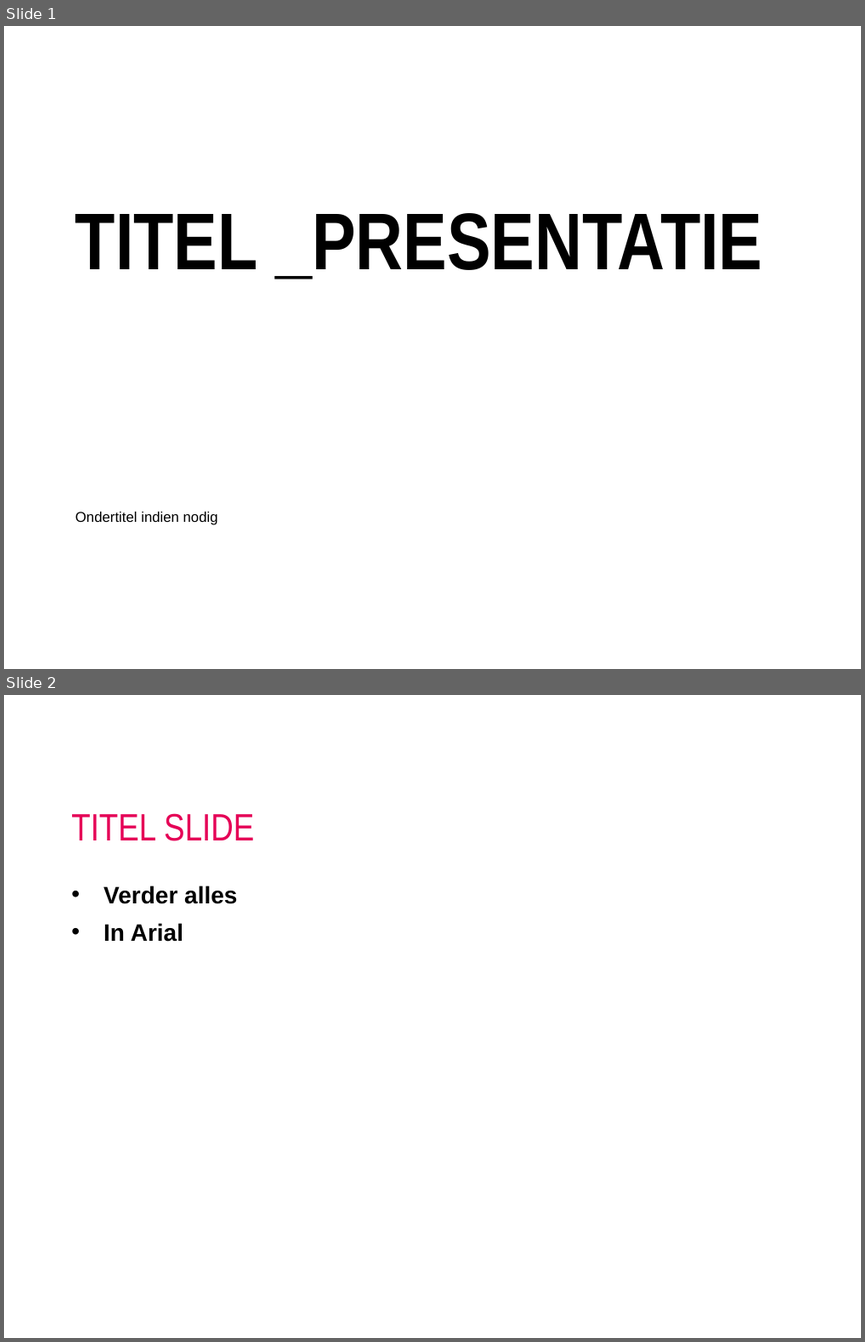
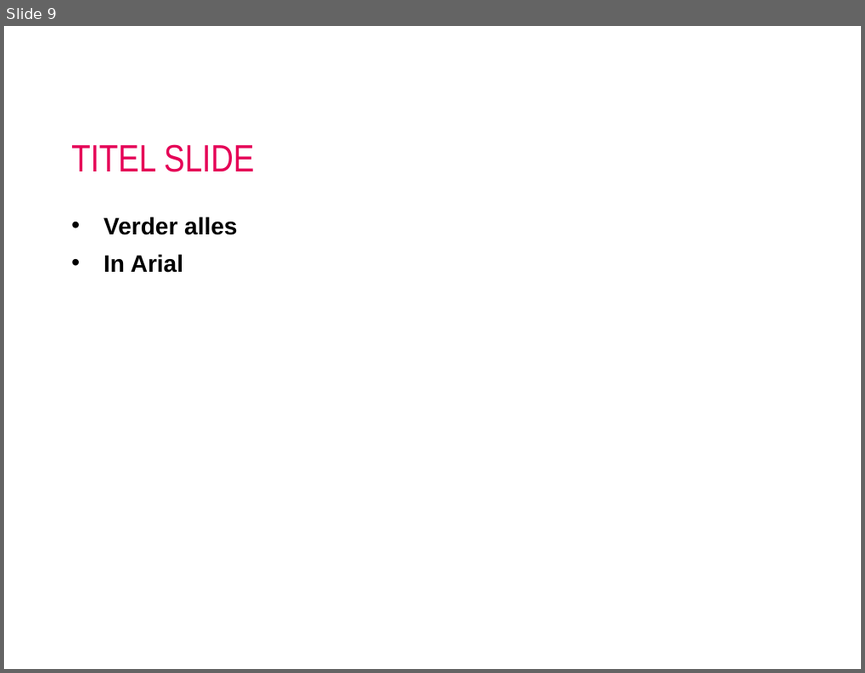
Before and after one commit to AIM-MADS-DATEXP/lesson-outliers-missing-data-erroneous-data, a slide deck: lesson-outliers.pptx. Shown one above the other, each under a label of ours: slides 1 and 2 before the commit, slide 9 after it. The pictures are 865x1342 and 865x673 pixels, drawn with LibreOffice and Linux fonts; fonts in the diff are those of the drawing; background and template pictures are left out. Boxes give left, top, right and bottom in pixels: in the first picture for what was removed or moved away, otherwise in the second. Text is boxed around its words. In the diff, an @@ line names an element or a change of style, - is before the commit and + after.

```diff
--- a/lesson-outliers.pptx
+++ b/lesson-outliers.pptx
@@ slide 1 removed at [4,26,861,669], background #FFFFFF @@
@@ text removed at [75,213,762,279] @@
-TITEL _PRESENTATIE
@@ text removed at [75,511,218,525] @@
-Ondertitel indien nodig
@@ what was slide 2 is now slide 9 @@
```
Also in this commit, not shown: 10 slides added, 4 other files.
